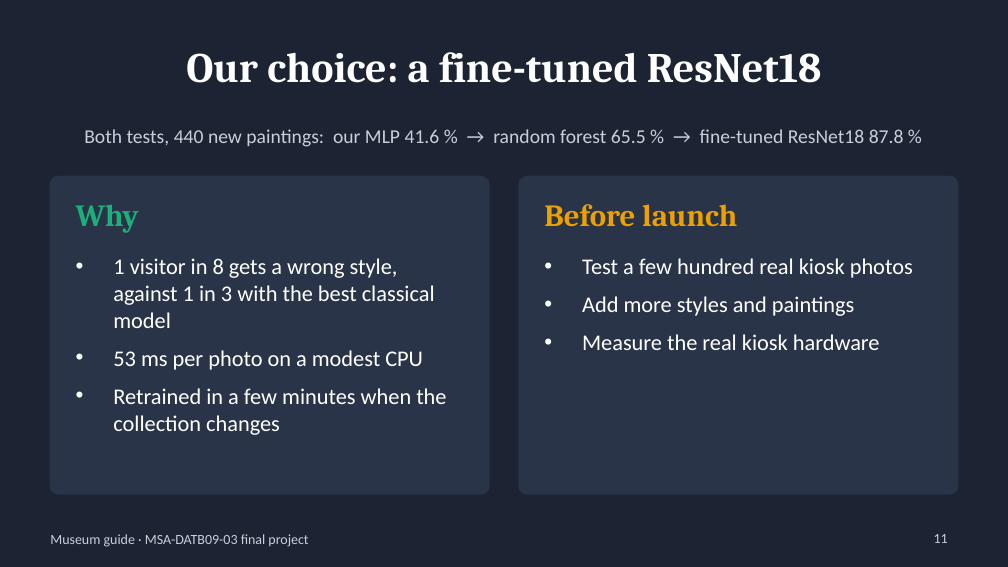
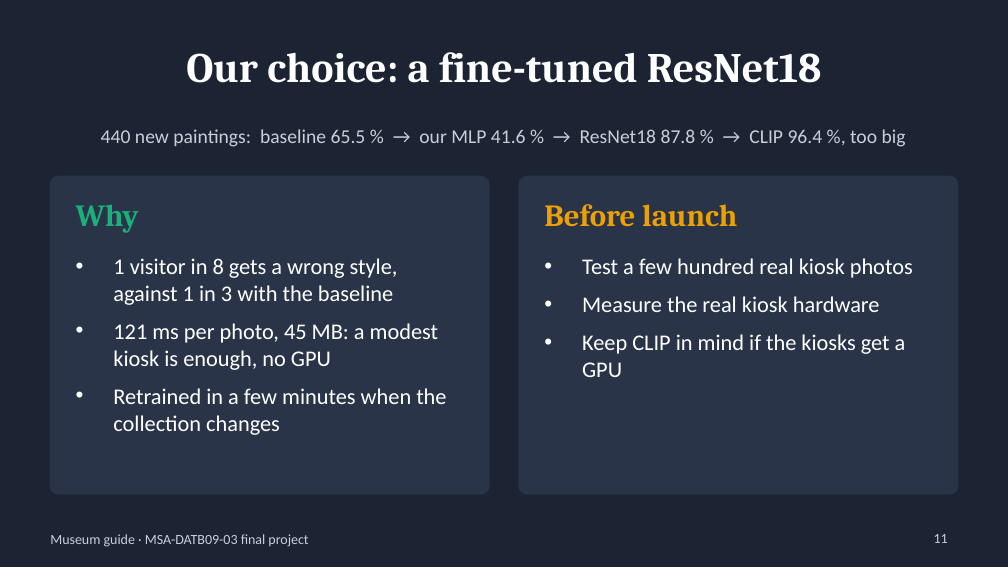
Before and after one commit to BenjaminAHS/neural-network-project, a slide deck: slide 11 of docs/museum_guide_presentation.pptx. Drawn at 1008x567 pixels with LibreOffice and Linux fonts; fonts in the diff are those of the drawing. Boxes give left, top, right and bottom in pixels: in the first picture for what was removed or moved away, otherwise in the second. Text is boxed around its words. In the diff, an @@ line names an element or a change of style, - is before the commit and + after.

```diff
--- a/docs/museum_guide_presentation.pptx
+++ b/docs/museum_guide_presentation.pptx
@@ text at [101,129,906,147]: text changed @@
-Both tests, 440 new paintings: our MLP 41.6 % → random forest 65.5 % → fine-tuned ResNet18 87.8 %
+440 new paintings: baseline 65.5 % → our MLP 41.6 % → ResNet18 87.8 % → CLIP 96.4 %, too big
@@ text at [113,258,438,370]: text changed @@
-• 1 visitor in 8 gets a wrong style, against 1 in 3 with the best classical model
-• 53 ms per photo on a modest CPU
+• 1 visitor in 8 gets a wrong style, against 1 in 3 with the baseline
+• 121 ms per photo, 45 MB: a modest kiosk is enough, no GPU
@@ text at [582,296,854,316]: paragraph removed @@
-• Add more styles and paintings
@@ text at [582,334,906,377]: paragraph added @@
+• Keep CLIP in mind if the kiosks get a GPU
```
Also in this commit, not shown: 15 other slides changed, 3 slides added, 14 other files.
